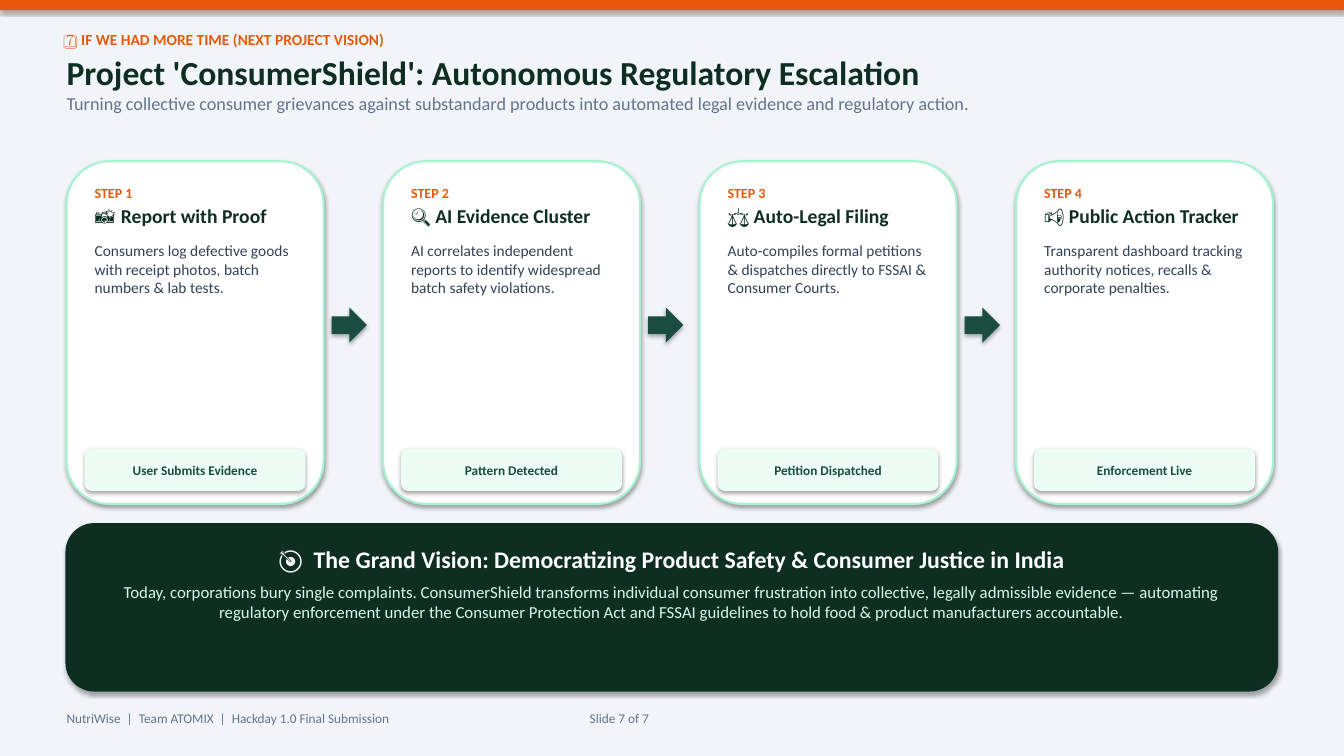
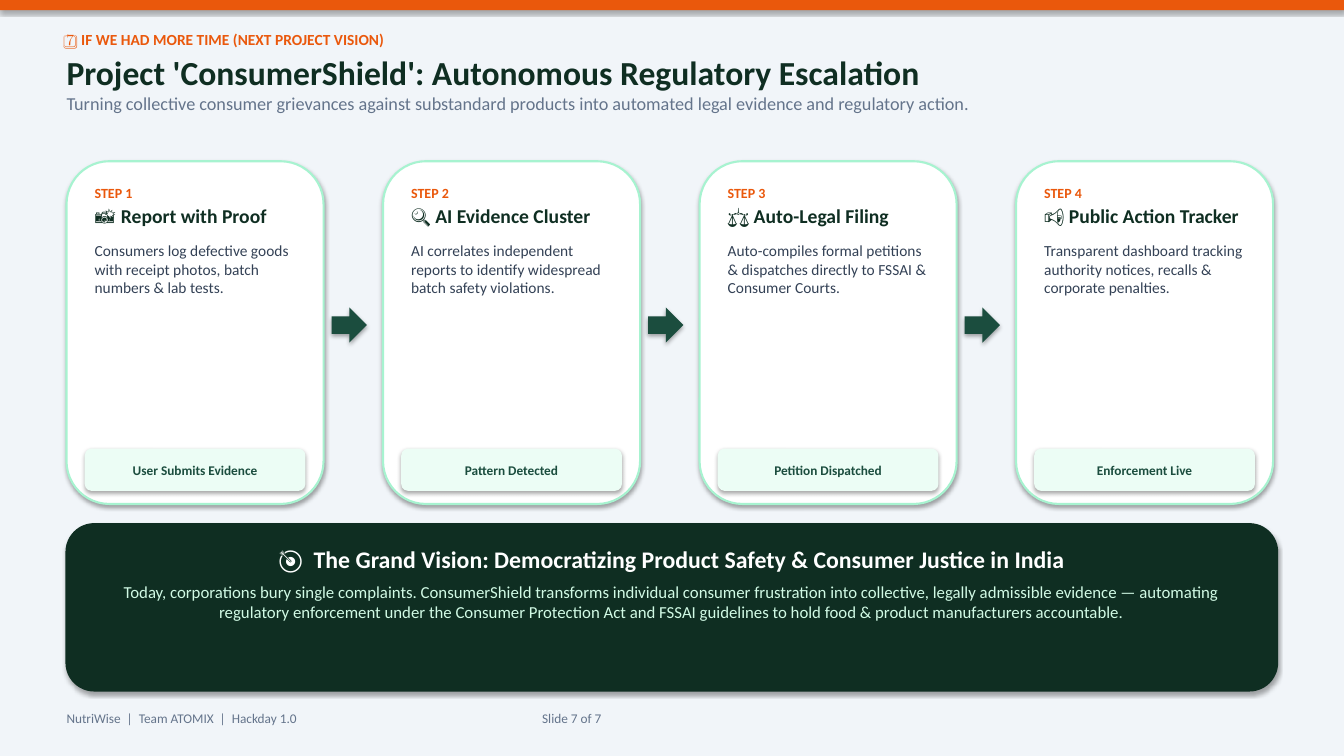
Before and after one commit to IAmHeroForFun/NutriWise, a slide deck: slide 7 of NutriWise_Hackday_Presentation.pptx. Drawn at 1344x756 pixels with LibreOffice and Linux fonts; fonts in the diff are those of the drawing. Boxes give left, top, right and bottom in pixels: in the first picture for what was removed or moved away, otherwise in the second. Text is boxed around its words. In the diff, an @@ line names an element or a change of style, - is before the commit and + after.

Commit message:
chore: remove 'Final Submission' wording from presentation footer

```diff
--- a/NutriWise_Hackday_Presentation.pptx
+++ b/NutriWise_Hackday_Presentation.pptx
@@ text at (67,714,602,725): text changed @@
-NutriWise | Team ATOMIX | Hackday 1.0 Final Submission Slide 7 of 7
+NutriWise | Team ATOMIX | Hackday 1.0 Slide 7 of 7
```
Also in this commit, not shown: 6 other slides changed, 1 other file.
